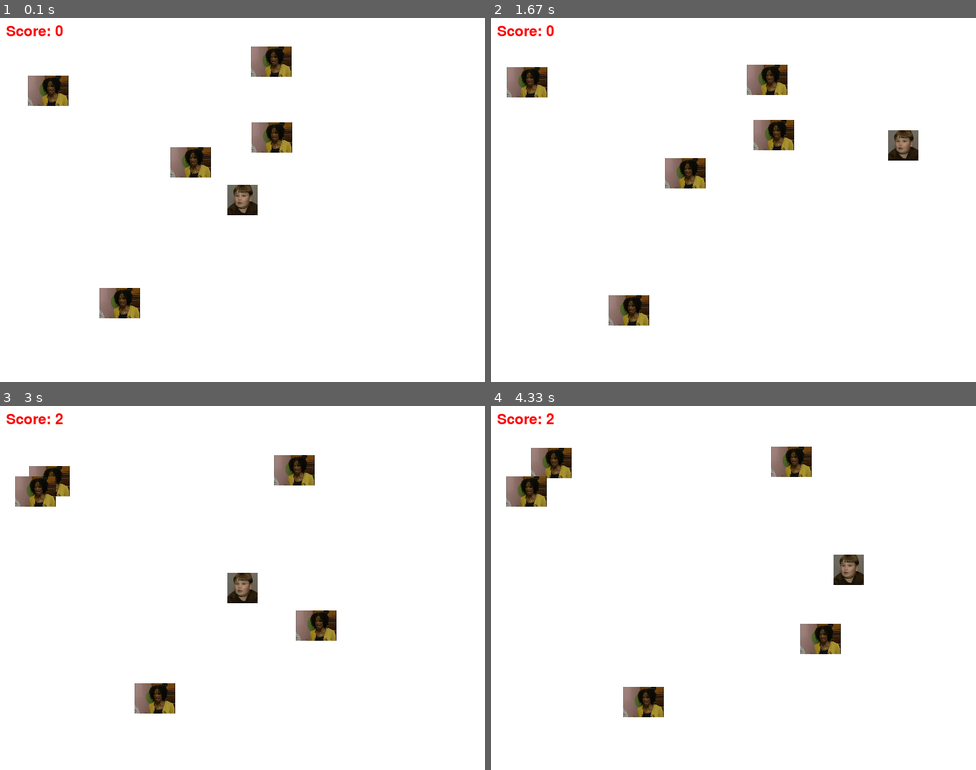
Above: before the commit, frames 1-4 (two rows, left to right).
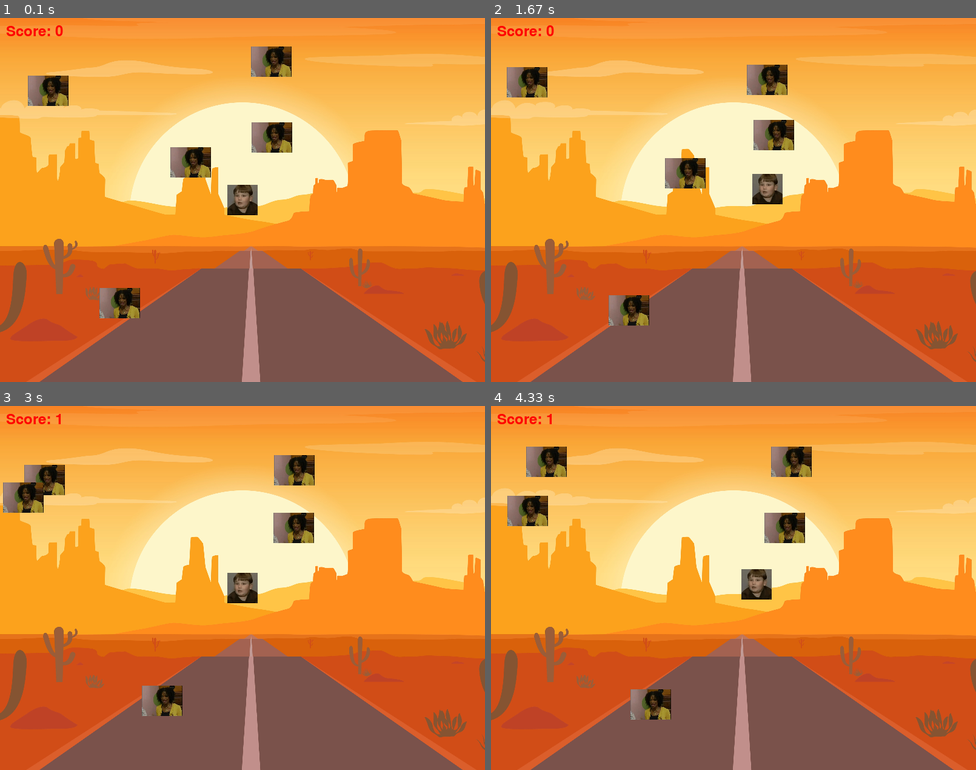
Above: after the commit, the same moments.

Repository: tessathompson0/PyGameAssignment
Game: pygame game, started from main.py
The game is run twice, just before and just after one commit, with the same random seed, the same clock (stepped at 60 frames per second) and the same inputs.
Inputs:
- Up to frame 1 (0.1 s): no input
- Up to frame 2 (1.67 s): hold D 0.33-0.8 s; hold W 0.83-1.13 s; hold D 1.17-1.63 s
- Up to frame 3 (3 s): hold A 1.67-2.2 s; hold S 2.23-2.53 s; hold A 2.57-2.97 s
- Up to frame 4 (4.33 s): hold W 3-3.37 s; hold D 3.4-4.03 s; hold S from 4.07 s (still down)

The runs differ from the first frame. In frame 1, 96% of the frame differs, in the area x 0-100%, y 0-100%; in frame 2, 96%; in frame 3, 98%; in frame 4, 99%.

Commit message:
a working game

Diff:
--- a/main.py
+++ b/main.py
@@ -30,11 +30,13 @@
 
 score = 0
 
+background = pygame.image.load("Background.png").convert()
 running = True
 while running:
     for event in pygame.event.get():
         if event.type == pygame.QUIT:
             running = False
+    screen.blit(background, (0,0))
     all_sprites.update()
     hits = pygame.sprite.spritecollide(player, enemies, True)
     for enemy in hits:
@@ -42,7 +44,7 @@
         new_enemy = Enemy()
         all_sprites.add(new_enemy)
         enemies.add(new_enemy)
-    screen.fill(white)
+
     all_sprites.draw(screen)
     font = pygame.font.Font(None, 36)
     score_text = font.render("Score: {}".format(score),True,(255, 0, 0))
--- a/player.py
+++ b/player.py
@@ -5,7 +5,7 @@
         self.image = pygame.image.load("Player.png").convert_alpha()
         self.rect = self.image.get_rect()
         self.rect.center = (400,300)
-        self.speed = 5
+        self.speed = 1
     def update(self):
         keys = pygame.key.get_pressed()
         #go up
